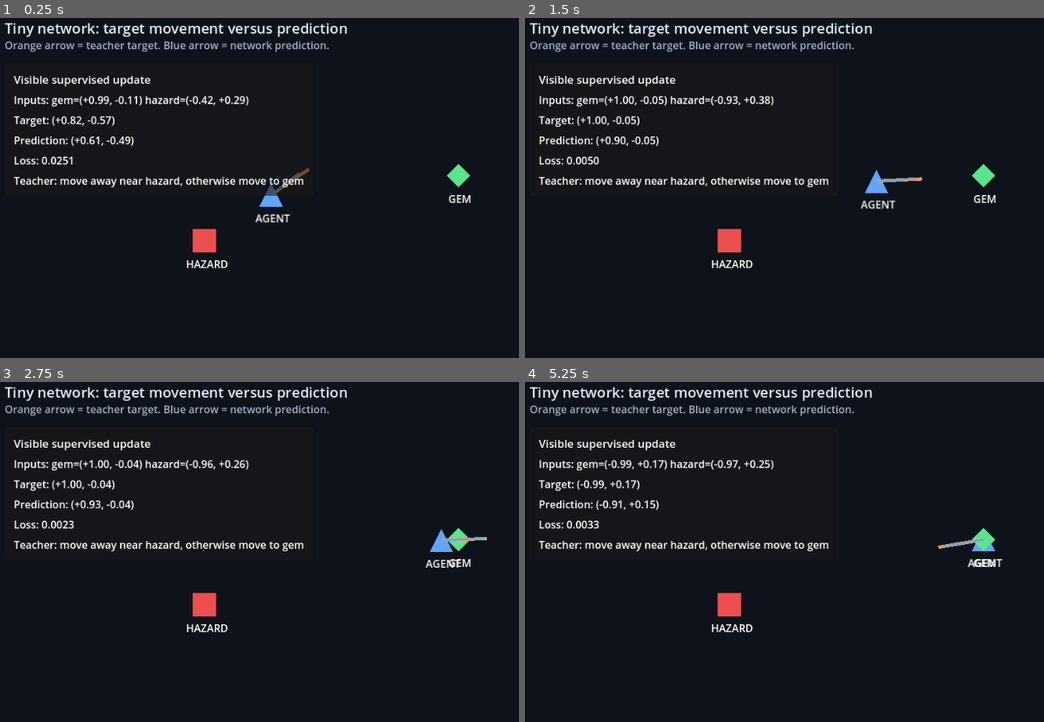
Above: before the commit, frames 1-4 (two rows, left to right).
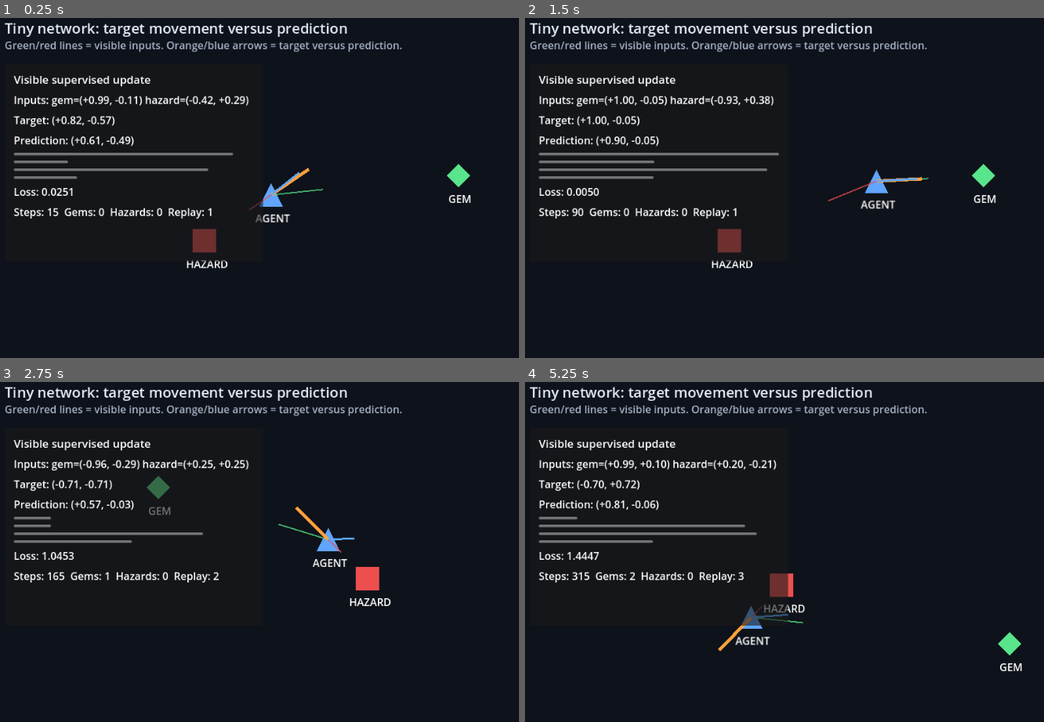
Above: after the commit, the same moments.

Repository: minigraphx/godot-rl-course
Game: Godot game, scene res://unit_02_collector/unit_02_collector.tscn
Two runs of this game, one before a commit and one after it. Both use one fixed random seed, a clock stepped at 60 frames per second and the inputs below. The project has no main scene, so this scene is started directly.
Inputs:
- Up to frame 1 (0.25 s): no input
- Up to frame 2 (1.5 s): hold Right (ui_right) 0.53-1.28 s; hold Down (ui_down) from 1.28 s (still down)
- Up to frame 3 (2.75 s): release Down (ui_down) at 2.03 s; hold Right (ui_right) from 2.03 s (still down)
- Up to frame 4 (5.25 s): release Right (ui_right) at 2.78 s; hold Up (ui_up) 2.78-3.53 s; hold Left (ui_left) 3.53-5.03 s; hold Down (ui_down) from 5.03 s (still down)

The runs differ from the first frame. In frame 1, 3.9% of the frame differs, in the area x 1-78%, y 6-72%; in frame 2, 4.0%; in frame 3, 5.8%; in frame 4, 6.1%, in the area x 1-96%, y 6-86%.

Commit message:
feat: polish neural foundations evidence
Add richer research and game evidence so students can compare training behavior, gradients, visible inputs, predictions, and replay counters while working through Neural Foundations 2.

Co-authored-by: Cursor <cursoragent@cursor.com>

Diff:
--- a/examples/neural_foundations/game/test/test_collector_scene.gd
+++ b/examples/neural_foundations/game/test/test_collector_scene.gd
@@ -41,8 +41,22 @@
 
 	var target_arrow: Line2D = demo.get_node("TargetArrow")
 	var prediction_arrow: Line2D = demo.get_node("PredictionArrow")
+	var gem_direction_line: Line2D = demo.get_node("GemDirectionLine")
+	var hazard_direction_line: Line2D = demo.get_node("HazardDirectionLine")
 	harness.assert_true(target_arrow.points.size() == 2, "target arrow updates")
 	harness.assert_true(prediction_arrow.points.size() == 2, "prediction arrow updates")
+	harness.assert_true(gem_direction_line.points.size() == 2, "gem direction line updates")
+	harness.assert_true(
+		hazard_direction_line.points.size() == 2,
+		"hazard direction line updates"
+	)
+
+	var target_x_bar: ProgressBar = demo.get_node("Interface/Panel/Margin/Rows/TargetXBar")
+	var prediction_x_bar: ProgressBar = demo.get_node("Interface/Panel/Margin/Rows/PredictionXBar")
+	var counts_label: Label = demo.get_node("Interface/Panel/Margin/Rows/Counts")
+	harness.assert_true(target_x_bar.value >= 0.0, "target x bar updates")
+	harness.assert_true(prediction_x_bar.value >= 0.0, "prediction x bar updates")
+	harness.assert_true(counts_label.text.begins_with("Steps:"), "counter label updates")
 
 	demo.queue_free()
 	quit(harness.failures)
--- a/examples/neural_foundations/game/unit_02_collector/collector_agent.gd
+++ b/examples/neural_foundations/game/unit_02_collector/collector_agent.gd
@@ -14,10 +14,33 @@
 var last_target := PackedFloat32Array()
 var last_prediction := PackedFloat32Array()
 var last_loss := 0.0
+var training_steps := 0
+var gems_collected := 0
+var hazards_hit := 0
+var replay_index := 0
+var replay_states := [
+	{
+		"agent": Vector2(420.0, 300.0),
+		"gem": Vector2(720.0, 260.0),
+		"hazard": Vector2(330.0, 360.0),
+	},
+	{
+		"agent": Vector2(520.0, 260.0),
+		"gem": Vector2(260.0, 180.0),
+		"hazard": Vector2(580.0, 320.0),
+	},
+	{
+		"agent": Vector2(360.0, 380.0),
+		"gem": Vector2(760.0, 420.0),
+		"hazard": Vector2(410.0, 330.0),
+	},
+]
 
 @onready var agent_body: Polygon2D = get_node_or_null("Agent")
 @onready var gem: Polygon2D = get_node_or_null("Gem")
 @onready var hazard: Polygon2D = get_node_or_null("Hazard")
+@onready var gem_direction_line: Line2D = get_node_or_null("GemDirectionLine")
+@onready var hazard_direction_line: Line2D = get_node_or_null("HazardDirectionLine")
 @onready var target_arrow: Line2D = get_node_or_null("TargetArrow")
 @onready var prediction_arrow: Line2D = get_node_or_null("PredictionArrow")
 @onready var input_label: Label = get_node_or_null("Interface/Panel/Margin/Rows/Inputs")
@@ -25,10 +48,15 @@
 @onready var prediction_label: Label = get_node_or_null("Interface/Panel/Margin/Rows/Prediction")
 @onready var loss_label: Label = get_node_or_null("Interface/Panel/Margin/Rows/Loss")
 @onready var counts_label: Label = get_node_or_null("Interface/Panel/Margin/Rows/Counts")
+@onready var target_x_bar: ProgressBar = get_node_or_null("Interface/Panel/Margin/Rows/TargetXBar")
+@onready var target_y_bar: ProgressBar = get_node_or_null("Interface/Panel/Margin/Rows/TargetYBar")
+@onready var prediction_x_bar: ProgressBar = get_node_or_null("Interface/Panel/Margin/Rows/PredictionXBar")
+@onready var prediction_y_bar: ProgressBar = get_node_or_null("Interface/Panel/Margin/Rows/PredictionYBar")
 
 
 func _ready() -> void:
 	teacher.hazard_radius = sensor_radius * 0.55
+	_apply_replay_state()
 	_update_demo(0.0)
 
 
@@ -77,6 +105,23 @@
 	if not _has_scene_nodes():
 		return
 
+	var target_vector := _capture_current_outputs()
+	last_loss = network.train_sample(last_inputs, last_target, learning_rate)
+
+	if delta > 0.0:
+		training_steps += 1
+		agent_body.position += prediction_to_velocity(last_prediction, agent_speed) * delta
+		agent_body.position.x = clampf(agent_body.position.x, 40.0, 920.0)
+		agent_body.position.y = clampf(agent_body.position.y, 80.0, 500.0)
+		if _update_replay_counters():
+			target_vector = _capture_current_outputs()
+
+	_update_lines(target_vector)
+	_update_output_bars()
+	_update_labels()
+
+
+func _capture_current_outputs() -> Vector2:
 	last_inputs = observation_inputs(
 		agent_body.position,
 		gem.position,
@@ -89,15 +134,8 @@
 	)
 	last_target = PackedFloat32Array([target_vector.x, target_vector.y])
 	last_prediction = network.forward(last_inputs)
-	last_loss = network.train_sample(last_inputs, last_target, learning_rate)
-
-	if delta > 0.0:
-		agent_body.position += prediction_to_velocity(last_prediction, agent_speed) * delta
-		agent_body.position.x = clampf(agent_body.position.x, 40.0, 920.0)
-		agent_body.position.y = clampf(agent_body.position.y, 80.0, 500.0)
-
-	_update_arrows(target_vector)
-	_update_labels()
+	last_loss = network.mse_loss(last_prediction, last_target)
+	return target_vector
 
 
 func _has_scene_nodes() -> bool:
@@ -105,13 +143,25 @@
 		agent_body != null
 		and gem != null
 		and hazard != null
+		and gem_direction_line != null
+		and hazard_direction_line != null
 		and target_arrow != null
 		and prediction_arrow != null
 	)
 
 
-func _update_arrows(target_vector: Vector2) -> void:
+func _update_lines(target_vector: Vector2) -> void:
 	var origin := agent_body.position
+	var gem_vector := Vector2(last_inputs[0], last_inputs[1])
+	var hazard_vector := Vector2(last_inputs[2], last_inputs[3])
+	gem_direction_line.points = PackedVector2Array([
+		origin,
+		origin + gem_vector * 80.0,
+	])
+	hazard_direction_line.points = PackedVector2Array([
+		origin,
+		origin + hazard_vector * 80.0,
+	])
 	target_arrow.points = PackedVector2Array([
 		origin,
 		origin + target_vector * 70.0,
@@ -121,6 +171,19 @@
 		origin,
 		origin + prediction_vector * 70.0,
 	])
+
+
+func _update_output_bars() -> void:
+	_set_bar_value(target_x_bar, last_target[0])
+	_set_bar_value(target_y_bar, last_target[1])
+	_set_bar_value(prediction_x_bar, last_prediction[0])
+	_set_bar_value(prediction_y_bar, last_prediction[1])
+
+
+func _set_bar_value(bar: ProgressBar, value: float) -> void:
+	if bar == null:
+		return
+	bar.value = (clampf(value, -1.0, 1.0) + 1.0) * 50.0
 
 
 func _update_labels() -> void:
@@ -144,4 +207,35 @@
 	if loss_label != null:
 		loss_label.text = "Loss: %.4f" % last_loss
 	if counts_label != null:
-		counts_label.text = "Teacher: move away near hazard, otherwise move to gem"
+		counts_label.text = "Steps: %d  Gems: %d  Hazards: %d  Replay: %d" % [
+			training_steps,
+			gems_collected,
+			hazards_hit,
+			replay_index + 1,
+		]
+
+
+func _update_replay_counters() -> bool:
+	if agent_body.position.distance_to(gem.position) < 28.0:
+		gems_collected += 1
+		_advance_replay()
+		return true
+	elif agent_body.position.distance_to(hazard.position) < 30.0:
+		hazards_hit += 1
+		_advance_replay()
+		return true
+	return false
+
+
+func _advance_replay() -> void:
+	replay_index = (replay_index + 1) % replay_states.size()
+	_apply_replay_state()
+
+
+func _apply_replay_state() -> void:
+	if agent_body == null or gem == null or hazard == null:
+		return
+	var state: Dictionary = replay_states[replay_index]
+	agent_body.position = state["agent"]
+	gem.position = state["gem"]
+	hazard.position = state["hazard"]
--- a/examples/neural_foundations/game/unit_02_collector/unit_02_collector.tscn
+++ b/examples/neural_foundations/game/unit_02_collector/unit_02_collector.tscn
@@ -27,7 +27,7 @@
 offset_right = 760.0
 offset_bottom = 72.0
 theme_override_colors/font_color = Color(0.65, 0.7, 0.78, 1)
-text = "Orange arrow = teacher target. Blue arrow = network prediction."
+text = "Green/red lines = visible inputs. Orange/blue arrows = target versus prediction."
 
 [node name="Agent" type="Polygon2D" parent="."]
 position = Vector2(420, 300)
@@ -65,6 +65,14 @@
 offset_bottom = 48.0
 text = "HAZARD"
 
+[node name="GemDirectionLine" type="Line2D" parent="."]
+width = 2.0
+default_color = Color(0.35, 0.9, 0.55, 0.75)
+
+[node name="HazardDirectionLine" type="Line2D" parent="."]
+width = 2.0
+default_color = Color(0.93, 0.31, 0.31, 0.75)
+
 [node name="TargetArrow" type="Line2D" parent="."]
 width = 5.0
 default_color = Color(1, 0.63, 0.24, 1)
@@ -79,7 +87,7 @@
 offset_left = 24.0
 offset_top = 88.0
 offset_right = 420.0
-offset_bottom = 280.0
+offset_bottom = 392.0
 
 [node name="Margin" type="MarginContainer" parent="Interface/Panel"]
 theme_override_constants/margin_left = 14
@@ -107,6 +115,30 @@
 layout_mode = 2
 text = "Prediction:"
 
+[node name="TargetXBar" type="ProgressBar" parent="Interface/Panel/Margin/Rows"]
+layout_mode = 2
+max_value = 100.0
+value = 50.0
+show_percentage = false
+
+[node name="TargetYBar" type="ProgressBar" parent="Interface/Panel/Margin/Rows"]
+layout_mode = 2
+max_value = 100.0
+value = 50.0
+show_percentage = false
+
+[node name="PredictionXBar" type="ProgressBar" parent="Interface/Panel/Margin/Rows"]
+layout_mode = 2
+max_value = 100.0
+value = 50.0
+show_percentage = false
+
+[node name="PredictionYBar" type="ProgressBar" parent="Interface/Panel/Margin/Rows"]
+layout_mode = 2
+max_value = 100.0
+value = 50.0
+show_percentage = false
+
 [node name="Loss" type="Label" parent="Interface/Panel/Margin/Rows"]
 layout_mode = 2
 text = "Loss:"
Not shown, changed: content/unit-neural-02.md
Not shown, changed: examples/neural_foundations/research/tests/test_tiny_mlp.py
Not shown, changed: examples/neural_foundations/research/train_tiny_mlp.py
